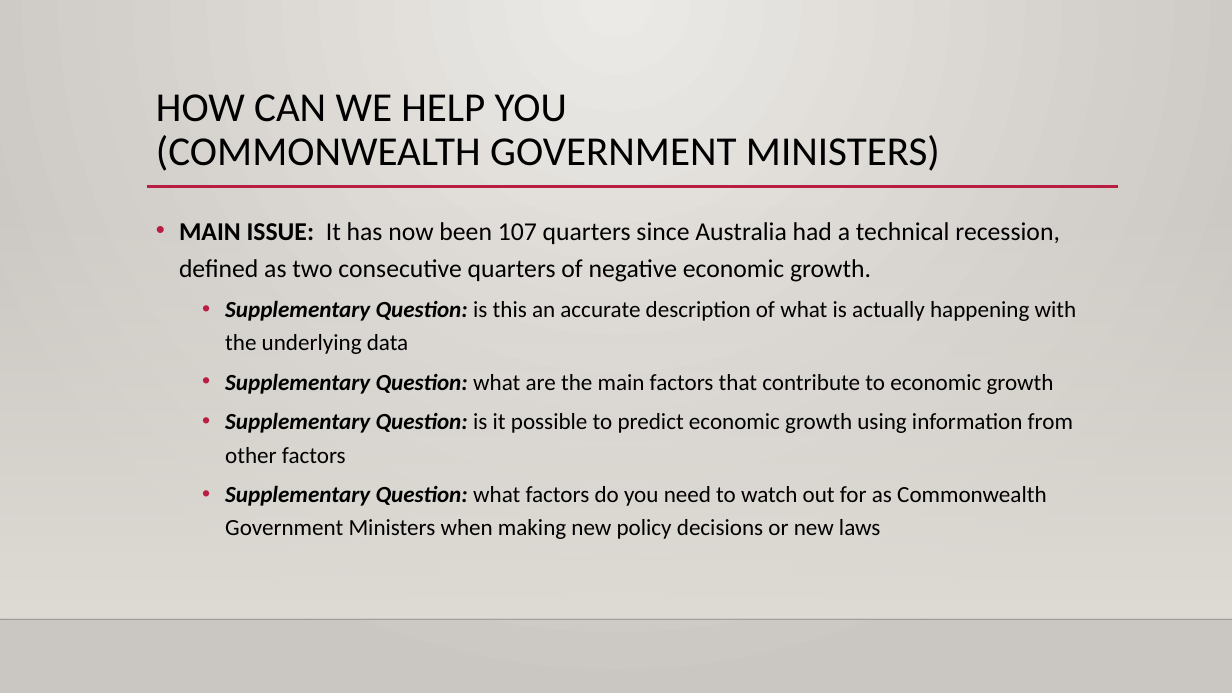
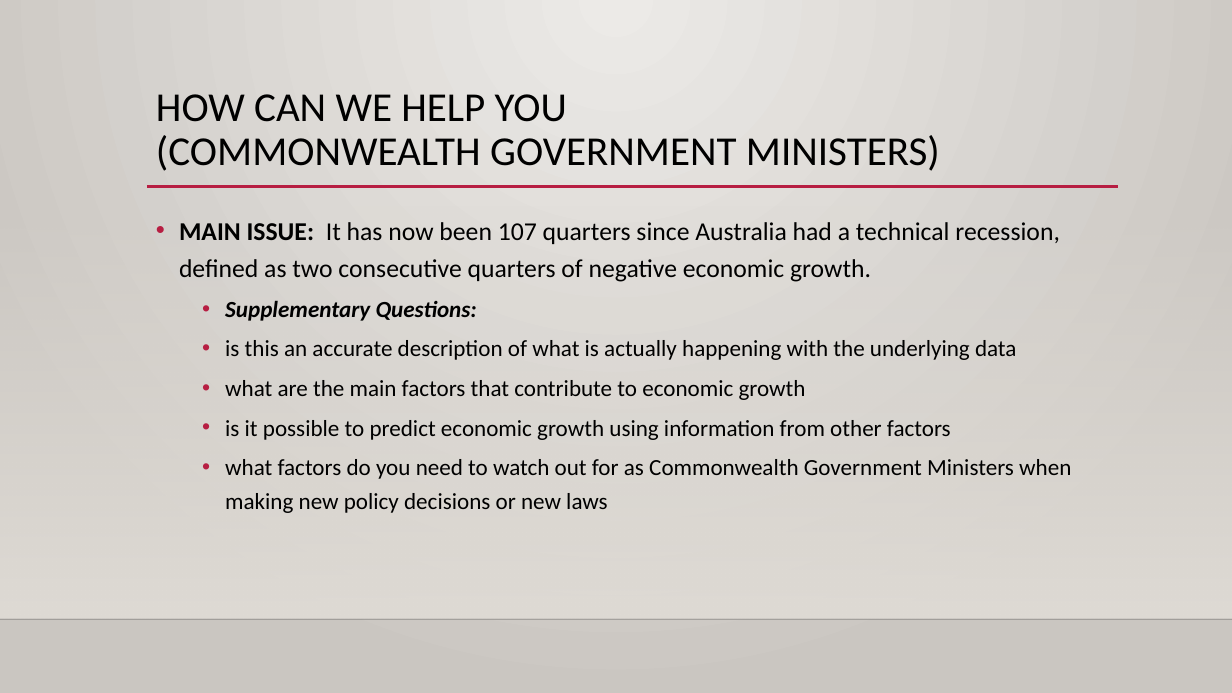
Before and after one commit to AbishekArunachalam/Forecasting-GDP-of-Australia, a slide deck: slide 2 of draft GDP presentation.pptx. Drawn at 1232x693 pixels with LibreOffice and Linux fonts; fonts in the diff are those of the drawing; background and template pictures are left out. Boxes give left, top, right and bottom in pixels: in the first picture for what was removed or moved away, otherwise in the second. Text is boxed around its words. In the diff, an @@ line names an element or a change of style, - is before the commit and + after.

```diff
--- a/draft GDP presentation.pptx
+++ b/draft GDP presentation.pptx
@@ text at [225, 300, 1071, 513]: text changed @@
-  • Supplementary Question: is this an accurate description of what is actually happening with the underlying data
-  • Supplementary Question: what are the main factors that contribute to economic growth
-  • Supplementary Question: is it possible to predict economic growth using information from other factors
-  • Supplementary Question: what factors do you need to watch out for as Commonwealth Government Ministers when making new policy decisions or new laws
+  • Supplementary Questions:
+  • is this an accurate description of what is actually happening with the underlying data
+  • what are the main factors that contribute to economic growth
+  • is it possible to predict economic growth using information from other factors
+  • what factors do you need to watch out for as Commonwealth Government Ministers when making new policy decisions or new laws
```
Also in this commit, not shown: 1 other slide changed.
